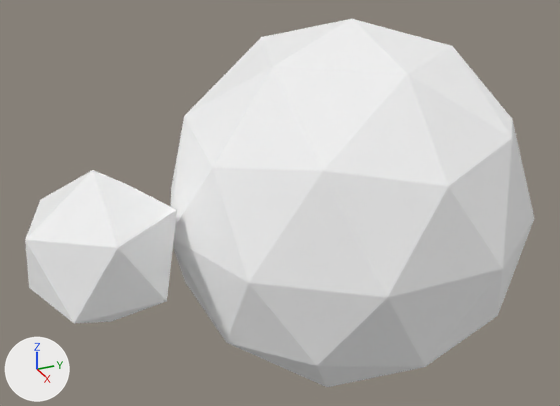
Two versions of the glTF model addons/Cubiix_Assets/Mods/CoreAssets/Assets/Mesh/Base/Tails/Bunny_Tail.gltf, one commit apart.
The view is the same before and after, from a 50 mm lens placed at (1.976, 0.376, 2.268), pointed at (-0.022, 1.275, 1.269). The axes (+X, +Y, +Z) are drawn at lower left. The lights are the same throughout. Vertices at the same position are counted once.

The older version as bpy lines, for what is in view:
```python
mat_material = principled_material('Material')
mat_material.base_color = (1.0, 1.0, 1.0)  # white #ffffff
mat_material.metallic = 1.0
mat_material.roughness = 1.0
me_plane_029 = bpy.data.meshes.new('Plane.029')
me_plane_029.from_pydata(...)  # an icosphere of 20 faces spanning x -0.22..0.22, y 0.51..0.92, z 1.0..1.48; an icosphere of 80 faces spanning x -0.55..0.55, y 0.91..2.07, z 0.66..1.82
me_plane_029.materials.append(mat_material)  # white #ffffff
ob_bunny_tail = bpy.data.objects.new('Bunny_Tail', me_plane_029)
ob_bunny_tail.location = (0.0, 0.0, 0.0)
```
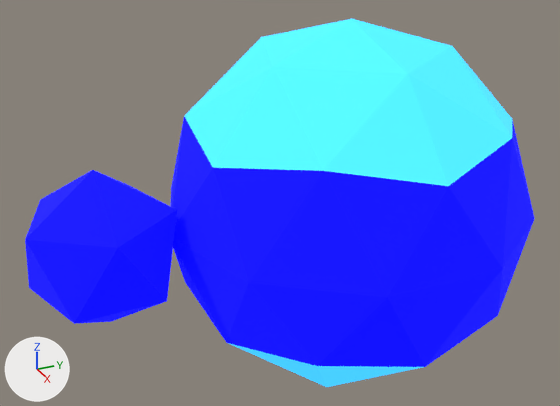
What changed in the scene script:
```text
Add img_shader_teststrip:
    img_shader_teststrip = load_image('Shader_TestStrip', 'Shader_TestStrip.png', 18, 2, 'sRGB')
Change mat_material:
    where n0 = _N.new('ShaderNodeBsdfPrincipled'); n0.name = 'Principled BSDF'
    remove n0.inputs[0].default_value = (1.0, 1.0, 1.0, 1.0)  # 'Base Color', white #ffffff
    remove n0.inputs[1].default_value = 1.0  # 'Metallic'
    add n0.inputs[28].default_value = 1.0  # 'Emission Strength'
    add n2 = _N.new('ShaderNodeTexImage'); n2.name = 'Image Texture'
    add n2.image = img_shader_teststrip
    add n2.interpolation = 'Closest'
    add n3 = _N.new('ShaderNodeTexImage'); n3.name = 'Image Texture.001'
    add n3.image = img_shader_teststrip
    add n3.interpolation = 'Closest'
    add _L.new(n2.outputs[0], n0.inputs[27])  # 'Color' to 'Emission Color'
    add _L.new(n3.outputs[0], n0.inputs[0])  # 'Color' to 'Base Color'
Change me_plane_029:
    where me_plane_029.from_pydata(...)  # 54 vertices, 100 faces; spans x -0.55..0.55, y 0.51..2.07, z 0.66..1.82
    used by ob_bunny_tail; location = (0.0, 0.0, 0.0)
    me_plane_029 part 1: texture (UV) coordinates of 100 of 100 faces, centred in x -0.54..0.54, y 0.54..2.01, z 0.72..1.76, changed; they spanned u 0.25..0.75, v 0.74..0.75 and now span u 0.03..0.09, v 0.76..0.79
```

Location of each change, (x1, y1, x2, y2) in pixels of the pictures (560 x 406 px):
'Bunny_Tail', surface changed
    both: (25, 19, 534, 387)
